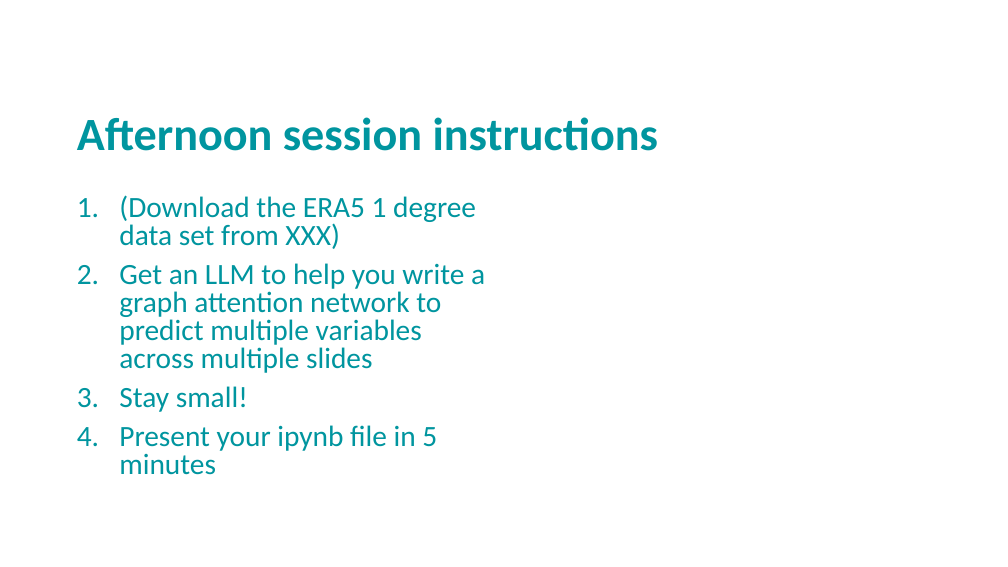
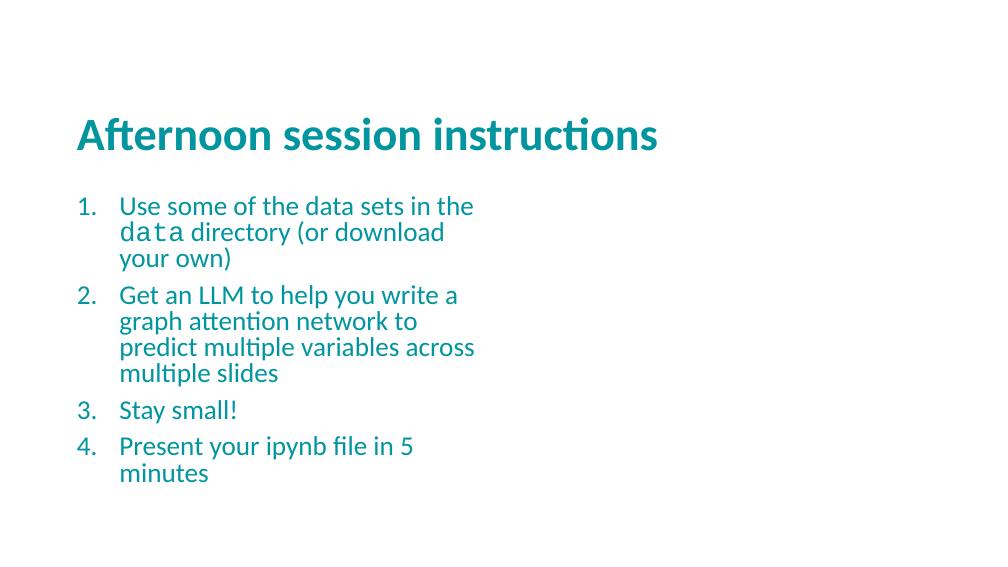
Before and after one commit to andrewcparnell/STAT41130, a slide deck: slide 23 of slides/day 4/D4C2_ProbNNs.pptx (slide 27 before the commit). Drawn at 1008x567 pixels with LibreOffice and Linux fonts; fonts in the diff are those of the drawing; background and template pictures are left out. Boxes give left, top, right and bottom in pixels: in the first picture for what was removed or moved away, otherwise in the second. Text is boxed around its words. In the diff, an @@ line names an element or a change of style, - is before the commit and + after.

```diff
--- a/slides/day 4/D4C2_ProbNNs.pptx
+++ b/slides/day 4/D4C2_ProbNNs.pptx
@@ text at [119,196,474,272]: text changed; size 28 to 25.9 pt @@
-1. (Download the ERA5 1 degree data set from XXX)
+1. Use some of the data sets in the data directory (or download your own)
@@ text at [119,285,475,483]: size 28 to 25.9 pt in "Get an LLM to help you write ...", "Stay small!", "Present your ipynb file in 5 minutes" @@
```
Also in this commit, not shown: 12 other slides changed, 7 slides added, 11 slides removed, 4 other files.
